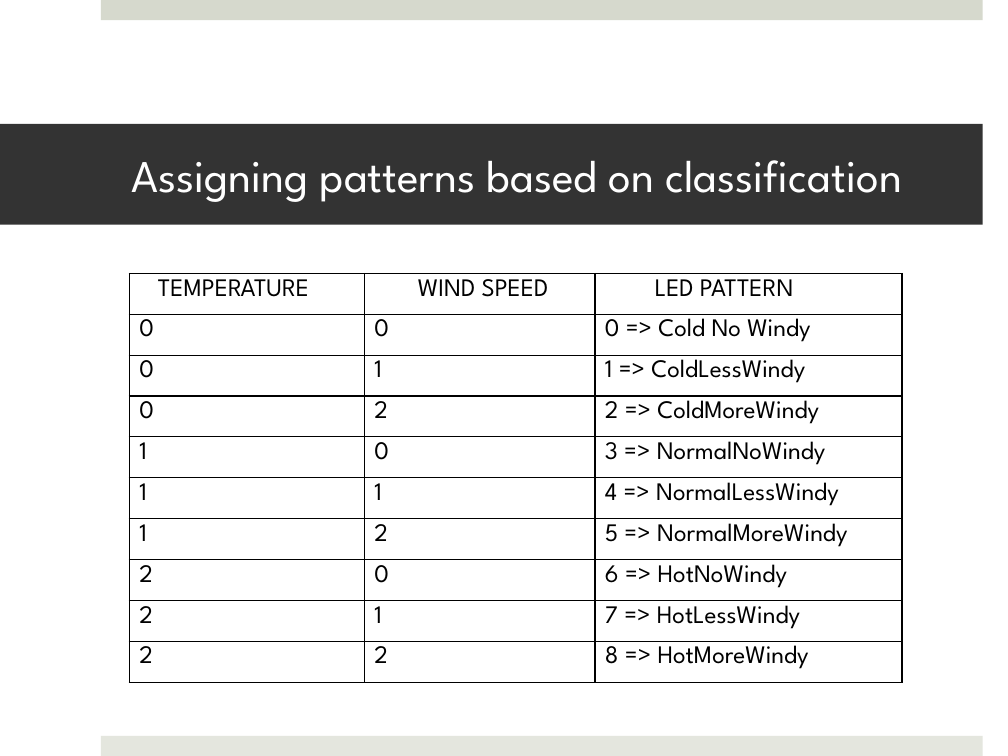
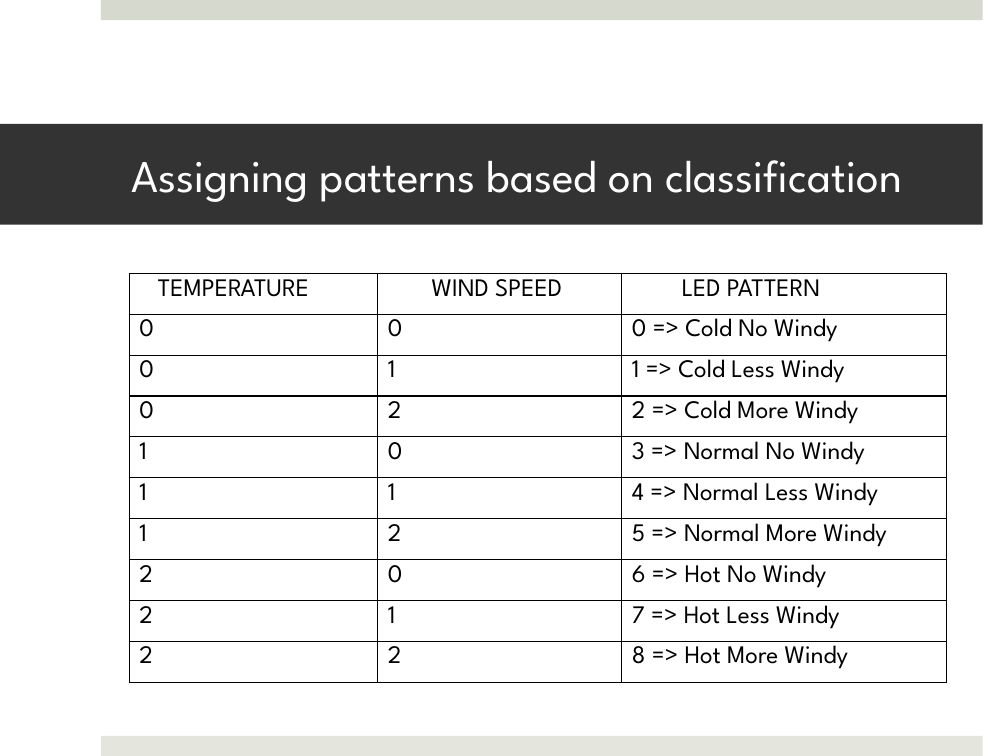
Before and after one commit to sasmita/QuantumLight, a slide deck: slide 6 of QL_Presentation1.pptx. Drawn at 1008x756 pixels with LibreOffice and Linux fonts; fonts in the diff are those of the drawing. Boxes give left, top, right and bottom in pixels: in the first picture for what was removed or moved away, otherwise in the second. Text is boxed around its words. In the diff, an @@ line names an element or a change of style, - is before the commit and + after.

```diff
--- a/QL_Presentation1.pptx
+++ b/QL_Presentation1.pptx
@@ table at [129, 273, 947, 682] @@
-row 3, column 3: 1 => ColdLessWindy
+row 3, column 3: 1 => Cold Less Windy
-row 4, column 3: 2 => ColdMoreWindy
+row 4, column 3: 2 => Cold More Windy
-row 5, column 3: 3 => NormalNoWindy
+row 5, column 3: 3 => Normal No Windy
-row 6, column 3: 4 => NormalLessWindy
+row 6, column 3: 4 => Normal Less Windy
-row 7, column 3: 5 => NormalMoreWindy
+row 7, column 3: 5 => Normal More Windy
-row 8, column 3: 6 => HotNoWindy
+row 8, column 3: 6 => Hot No Windy
-row 9, column 3: 7 => HotLessWindy
+row 9, column 3: 7 => Hot Less Windy
-row 10, column 3: 8 => HotMoreWindy
+row 10, column 3: 8 => Hot More Windy
@@ table: place and size @@
-table at [129, 273, 902, 682]
+table at [129, 273, 947, 682]
```
Also in this commit, not shown: 7 other slides changed, 2 slides added, 4 other files.
